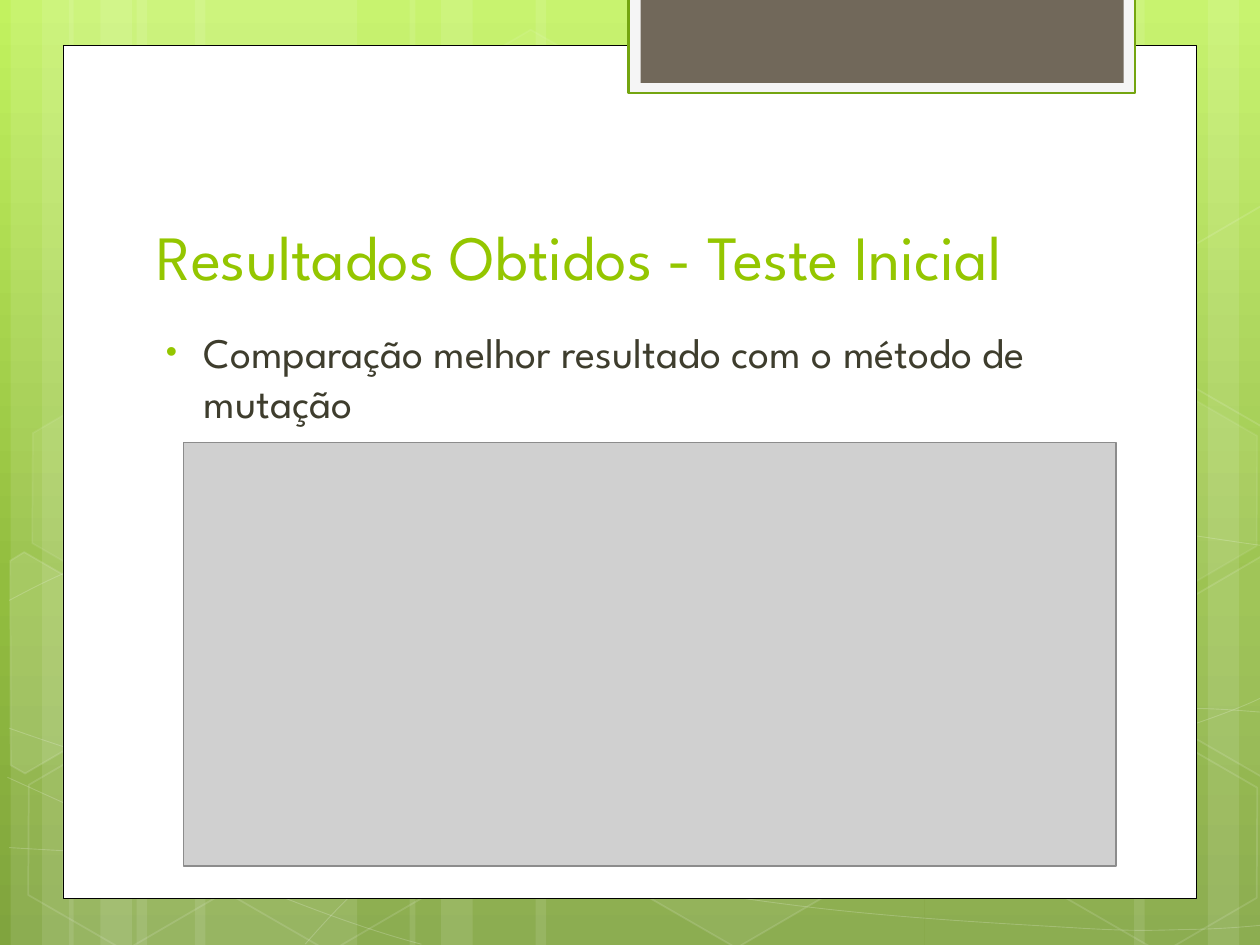
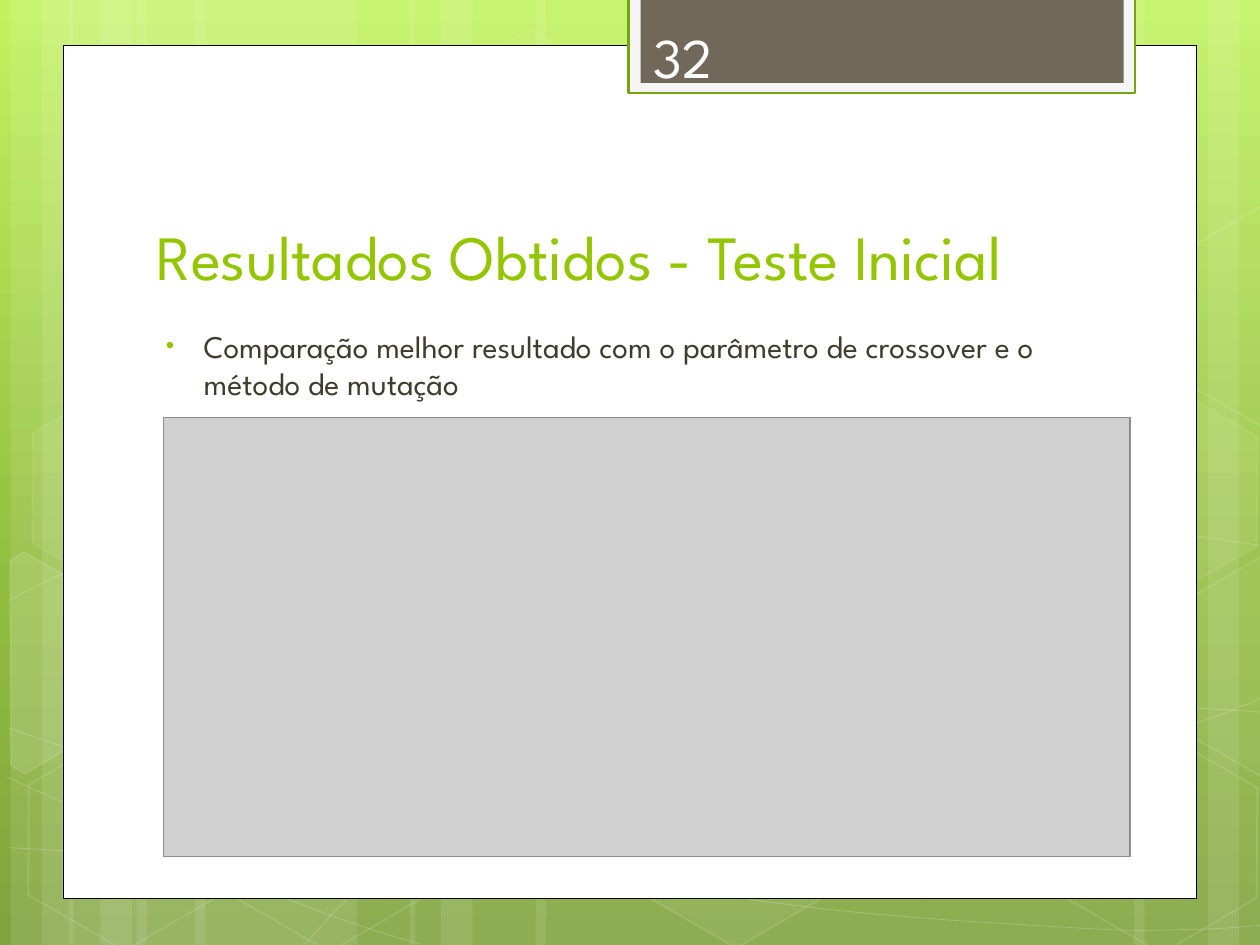
Before and after one commit to alexandregme/tcc2, a slide deck: slide 32 of Apresentação.pptx (slide 35 before the commit). Drawn at 1260x945 pixels with LibreOffice and Linux fonts; fonts in the diff are those of the drawing; grey boxes stand for pictures. Boxes give left, top, right and bottom in pixels: in the first picture for what was removed or moved away, otherwise in the second. Text is boxed around its words. In the diff, an @@ line names an element or a change of style, - is before the commit and + after.

```diff
--- a/Apresentação.pptx
+++ b/Apresentação.pptx
@@ page number added at (653,40,712,95), 32 pt, text #FEFEFE @@
+32
@@ text at (204,336,1034,402): text changed; size 24 to 18 pt @@
-• Comparação melhor resultado com o método de mutação
+• Comparação melhor resultado com o parâmetro de crossover e o método de mutação
@@ picture: place and size @@
-picture at (184,442,1116,866)
+picture at (164,417,1130,856)
```
Also in this commit, not shown: 40 other slides changed, 4 slides removed, 2 other files.
